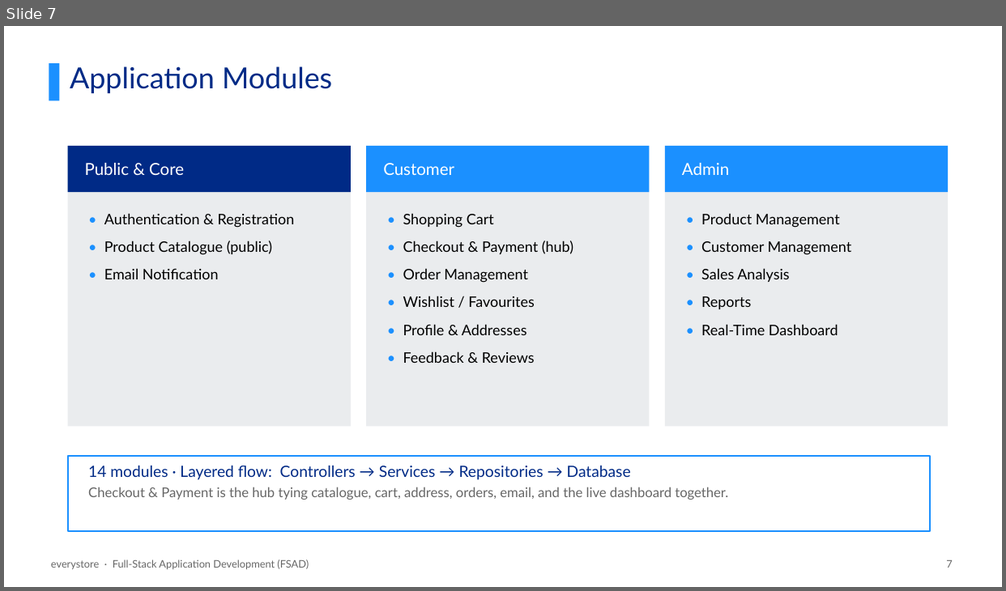
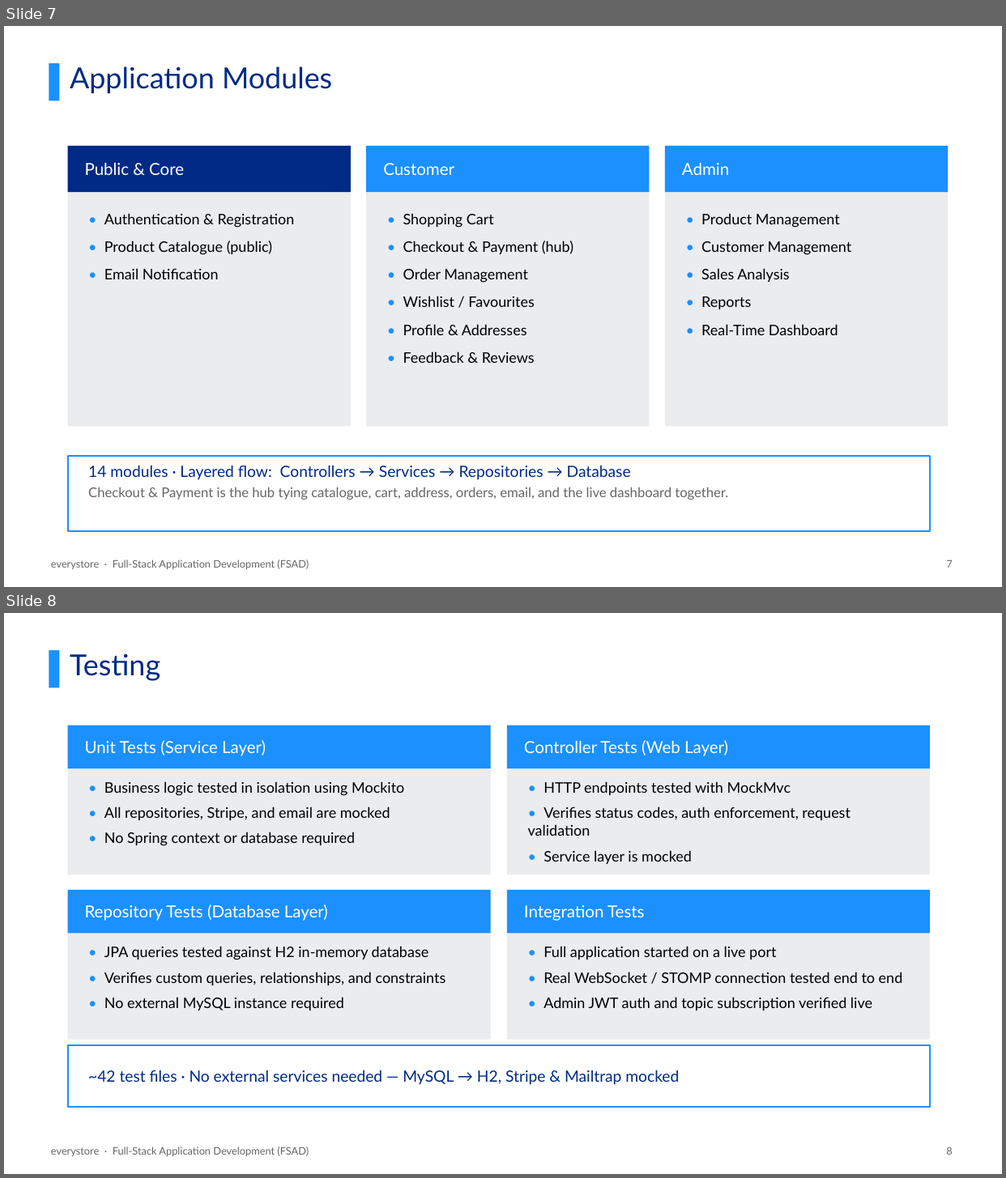
Before and after one commit to hskbits2026-dev/FSAD, a slide deck: everystore-Project-Overview-Updated.pptx. Shown one above the other, each under a label of ours: slide 7 before the commit, slides 7 and 8 after it. The pictures are 1006x591 and 1006x1178 pixels, drawn with LibreOffice and Linux fonts; fonts in the diff are those of the drawing. Boxes give left, top, right and bottom in pixels: in the first picture for what was removed or moved away, otherwise in the second. Text is boxed around its words. In the diff, an @@ line names an element or a change of style, - is before the commit and + after.

```diff
--- a/everystore-Project-Overview-Updated.pptx
+++ b/everystore-Project-Overview-Updated.pptx
@@ slide 8 added at [4,613,1002,1174], background #FFFFFF @@
@@ rectangle added at [49,650,59,688], fill #1B90FF @@
@@ text added at [70,653,160,681], 28 pt, text #002A86 @@
+Testing
@@ rectangle added at [68,726,491,875], fill #EAECEE @@
@@ rectangle added at [68,726,491,769], fill #1B90FF @@
@@ rectangle added at [507,726,930,875], fill #EAECEE @@
@@ rectangle added at [507,726,930,769], fill #1B90FF @@
@@ text added at [85,740,266,756], 16 pt, text #FFFFFF @@
+Unit Tests (Service Layer)
@@ text added at [524,740,728,756], 16 pt, text #FFFFFF @@
+Controller Tests (Web Layer)
@@ text added at [104,781,404,846], 14 pt, text #000000 @@
+• Business logic tested in isolation using Mockito
+• All repositories, Stripe, and email are mocked
+• No Spring context or database required
@@ text added at [528,781,850,864], 14 pt, text #000000 @@
+• HTTP endpoints tested with MockMvc
+• Verifies status codes, auth enforcement, request validation
+• Service layer is mocked
@@ rectangle added at [68,890,491,1040], fill #EAECEE @@
@@ rectangle added at [68,890,491,934], fill #1B90FF @@
@@ rectangle added at [507,890,930,1040], fill #EAECEE @@
@@ rectangle added at [507,890,930,934], fill #1B90FF @@
@@ text added at [85,905,328,921], 16 pt, text #FFFFFF @@
+Repository Tests (Database Layer)
@@ text added at [524,905,644,921], 16 pt, text #FFFFFF @@
+Integration Tests
@@ text added at [104,946,446,1011], 14 pt, text #000000 @@
+• JPA queries tested against H2 in-memory database
+• Verifies custom queries, relationships, and constraints
+• No external MySQL instance required
@@ text added at [543,946,903,1011], 14 pt, text #000000 @@
+• Full application started on a live port
+• Real WebSocket / STOMP connection tested end to end
+• Admin JWT auth and topic subscription verified live
@@ rectangle added at [68,1046,930,1107], fill #FFFFFF, outline #1B90FF 1.5 pt @@
@@ text added at [88,1070,679,1085], 15 pt, text #002A86 @@
+~42 test files · No external services needed — MySQL → H2, Stripe & Mailtrap mocked
@@ text added at [51,1147,309,1157], 10 pt, text #666666 @@
+everystore · Full-Stack Application Development (FSAD)
@@ text added at [946,1148,952,1155], 10 pt, text #666666 @@
+8
```
Also in this commit, not shown: 3 slides changed, 2 other files.
